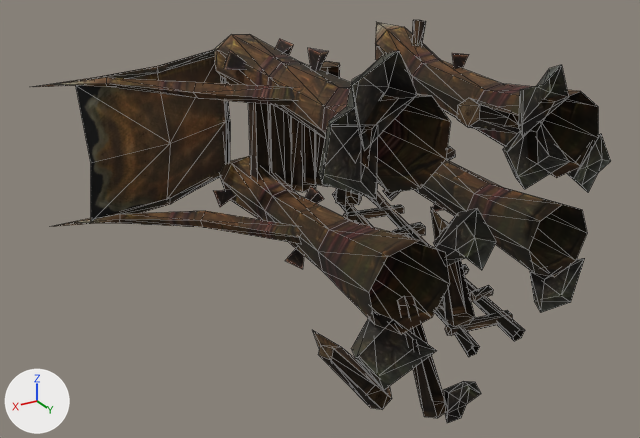
One commit to the OBJ model sceneobjs/yatelandisi_fuben_223/yatelandisi_fuben_223_shaota_01.obj: the scene before it, then after it.
The view is the same before and after, from a 50 mm camera at (245.0, 306.0, 186.0) aimed at (0.0, -103.0, -18.0). The lights are fixed; the arrows at lower left show +X, +Y and +Z. Mesh edges are drawn as thin lines. Where no turn or scale is listed for an object, it has been applied to the vertices.

Before the edit, the objects in view are built like this:
```python
me_yatelandisi_fuben_223_shaota_01 = bpy.data.meshes.new('yatelandisi_fuben_223_shaota_01')
me_yatelandisi_fuben_223_shaota_01.from_pydata(...)  # 684 vertices, 1003 faces; spans x -139.0..139.0, y -224.0..1.0, z -103.0..103.0
me_yatelandisi_fuben_223_shaota_01.materials.append(mat_material_1)  # picture img_yatelandisi_fuben_223_shaota_01_png
ob_yatelandisi_fuben_223_shaota_01 = bpy.data.objects.new('yatelandisi_fuben_223_shaota_01', me_yatelandisi_fuben_223_shaota_01)
ob_yatelandisi_fuben_223_shaota_01.location = (0.0, 0.0, 0.0)
```
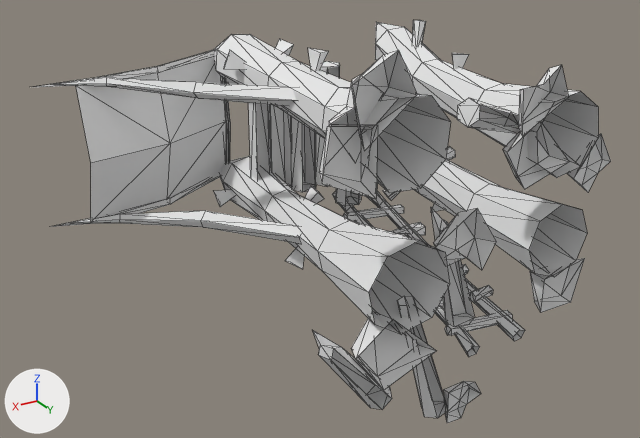
Boxes (x1, y1, x2, y2) around the edits, measured in the pictures (640 x 438 px):
'yatelandisi_fuben_223_shaota_01', recoloured: (35, 20, 611, 423) in both

Edits to the bpy script that builds the scene:
```text
Add mat_material_1_1:
    mat_material_1_1 = principled_material('material_1')
    mat_material_1_1.base_color = (0.8, 0.8, 0.8)  # white #e7e7e7
    mat_material_1_1.roughness = 1.0
Change me_yatelandisi_fuben_223_shaota_01:
    where me_yatelandisi_fuben_223_shaota_01.from_pydata(...)  # 684 vertices, 1003 faces; spans x -139.0..139.0, y -224.0..1.0, z -103.0..103.0
    remove me_yatelandisi_fuben_223_shaota_01.materials.append(mat_material_1)  # picture img_yatelandisi_fuben_223_shaota_01_png
    add me_yatelandisi_fuben_223_shaota_01.materials.append(mat_material_1_1)  # white #e7e7e7
```
